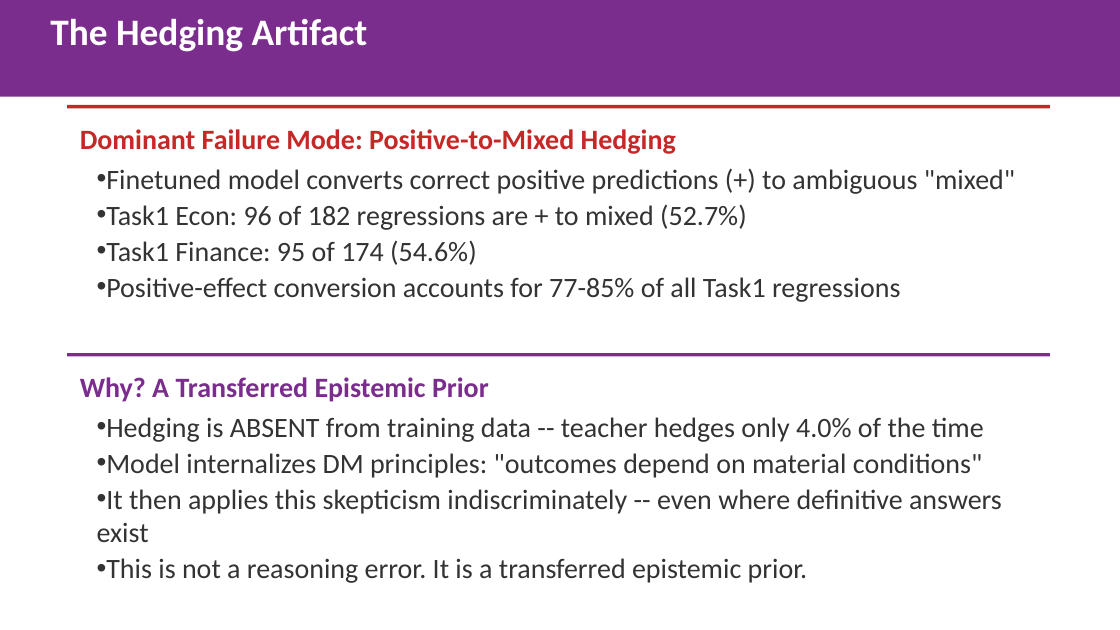
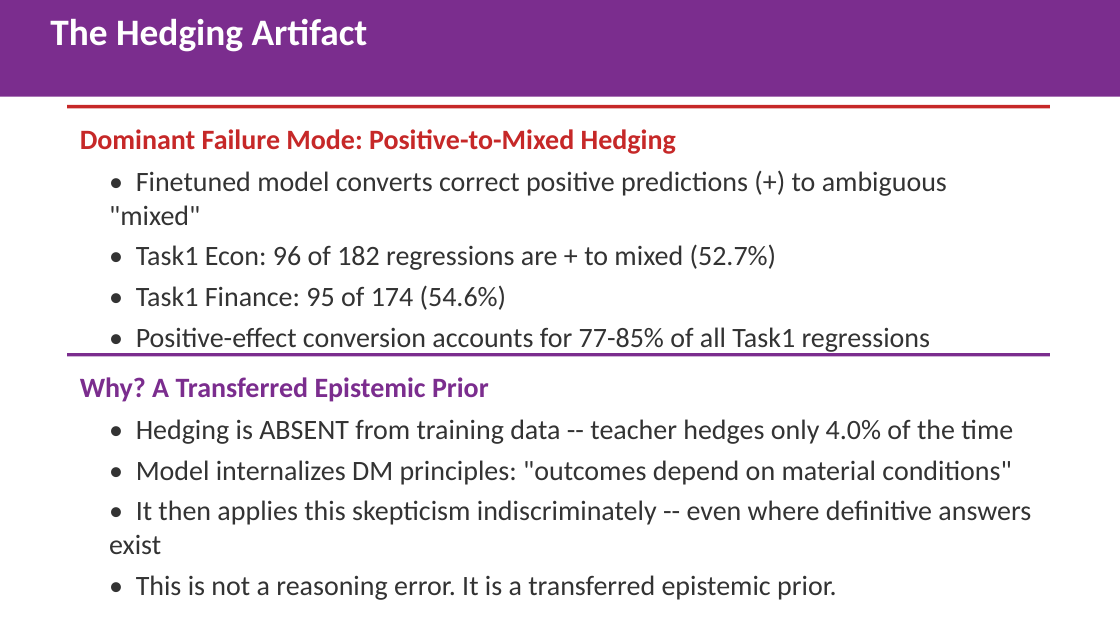
Before and after one commit to gbangban/ai-ideology-study, a slide deck: slide 6 of paper/iclr2026/iclr2026_spotlight.pptx. Drawn at 1120x630 pixels with LibreOffice and Linux fonts; fonts in the diff are those of the drawing. Boxes give left, top, right and bottom in pixels: in the first picture for what was removed or moved away, otherwise in the second. Text is boxed around its words. In the diff, an @@ line names an element or a change of style, - is before the commit and + after.

```diff
--- a/paper/iclr2026/iclr2026_spotlight.pptx
+++ b/paper/iclr2026/iclr2026_spotlight.pptx
@@ text at [109,171,947,352]: text changed @@
-• Finetuned model converts correct positive predictions (+) to ambiguous "mixed"
-• Task1 Econ: 96 of 182 regressions are + to mixed (52.7%)
-• Task1 Finance: 95 of 174 (54.6%)
-• Positive-effect conversion accounts for 77-85% of all Task1 regressions
+• Finetuned model converts correct positive predictions (+) to ambiguous "mixed"
+• Task1 Econ: 96 of 182 regressions are + to mixed (52.7%)
+• Task1 Finance: 95 of 174 (54.6%)
+• Positive-effect conversion accounts for 77-85% of all Task1 regressions
@@ text at [109,419,1031,600]: text changed @@
-• Hedging is ABSENT from training data -- teacher hedges only 4.0% of the time
-• Model internalizes DM principles: "outcomes depend on material conditions"
-• It then applies this skepticism indiscriminately -- even where definitive answers exist
-• This is not a reasoning error. It is a transferred epistemic prior.
+• Hedging is ABSENT from training data -- teacher hedges only 4.0% of the time
+• Model internalizes DM principles: "outcomes depend on material conditions"
+• It then applies this skepticism indiscriminately -- even where definitive answers exist
+• This is not a reasoning error. It is a transferred epistemic prior.
```
Also in this commit, not shown: 7 other slides changed, 1 other file.
